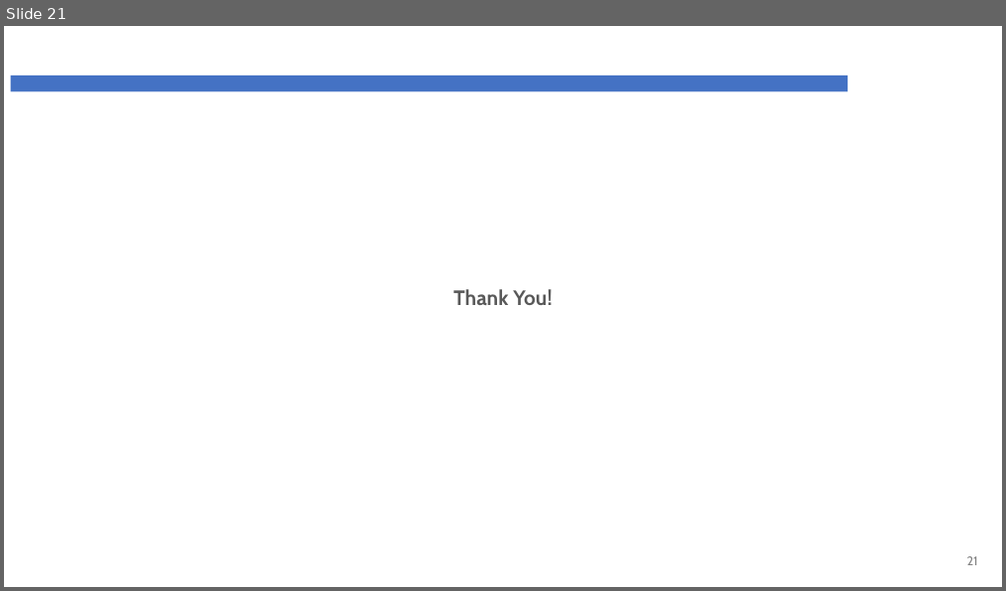
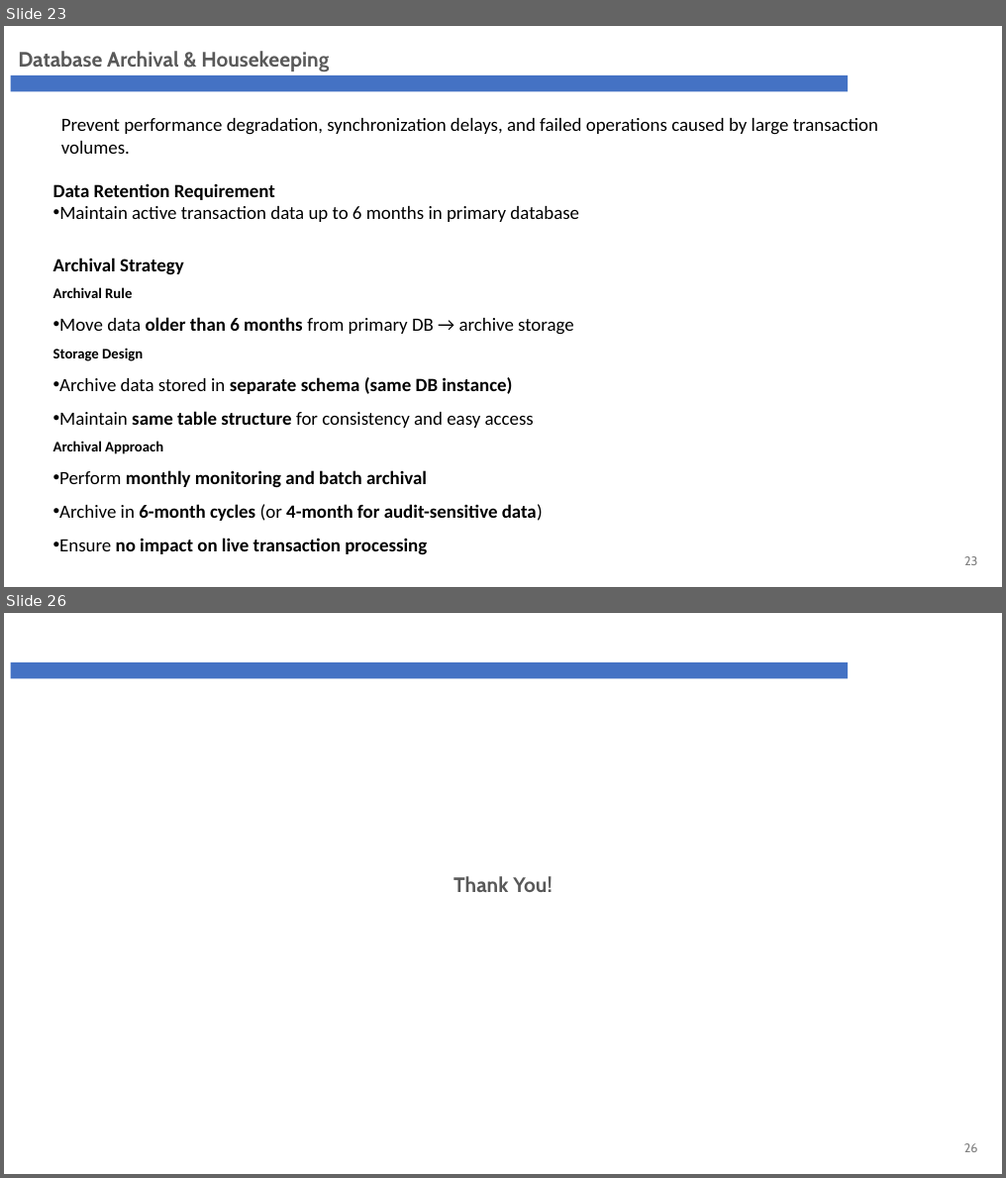
Before and after one commit to phyothuhan26/MySolutions, a slide deck: GandG_YPS/Presentation/G&G_Revamp_ARB.pptx. Shown one above the other, each under a label of ours: slide 21 before the commit, slides 23 and 26 after it; the slides between them are not shown. The pictures are 1006x591 and 1006x1178 pixels, drawn with LibreOffice and Linux fonts; fonts in the diff are those of the drawing; background and template pictures are left out. Boxes give left, top, right and bottom in pixels: in the first picture for what was removed or moved away, otherwise in the second. Text is boxed around its words. In the diff, an @@ line names an element or a change of style, - is before the commit and + after.

Commit message:
g&g archive march 31

```diff
--- a/GandG_YPS/Presentation/G&G_Revamp_ARB.pptx
+++ b/GandG_YPS/Presentation/G&G_Revamp_ARB.pptx
@@ slide 23 added at <box>4,26,1002,587</box>, background #FFFFFF; not listed: 1 template element that a slide beside it also shows @@
@@ text added at <box>18,51,329,72</box>, 20 pt, text #595959, bold @@
+Database Archival & Housekeeping
@@ text added at <box>61,118,878,154</box>, 18 pt, text #000000 @@
+Prevent performance degradation, synchronization delays, and failed operations caused by large transaction volumes.
@@ text added at <box>54,183,579,222</box>, 18 pt, text #000000 @@
+Data Retention Requirement
+• Maintain active transaction data up to 6 months in primary database
@@ text added at <box>54,258,574,556</box>, 18 pt, text #000000, bold @@
+Archival Strategy
+Archival Rule
+• Move data older than 6 months from primary DB → archive storage
+Storage Design
+• Archive data stored in separate schema (same DB instance)
+• Maintain same table structure for consistency and easy access
+Archival Approach
+• Perform monthly monitoring and batch archival
+• Archive in 6-month cycles (or 4-month for audit-sensitive data)
+• Ensure no impact on live transaction processing
@@ page number added at <box>964,557,977,566</box>, 12 pt, text #808080 @@
+23
@@ what was slide 21 is now slide 26 @@
@@ page number at <box>964,1144,978,1153</box>: text changed @@
-21
+26
```
Also in this commit, not shown: 4 slides changed, 20 other slides added, 16 slides removed, 16 other files.
